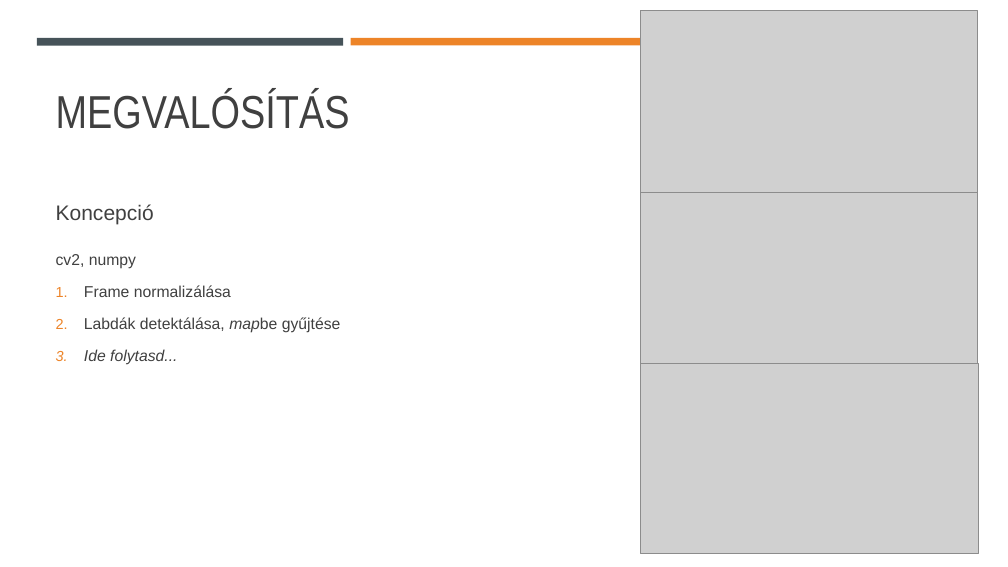
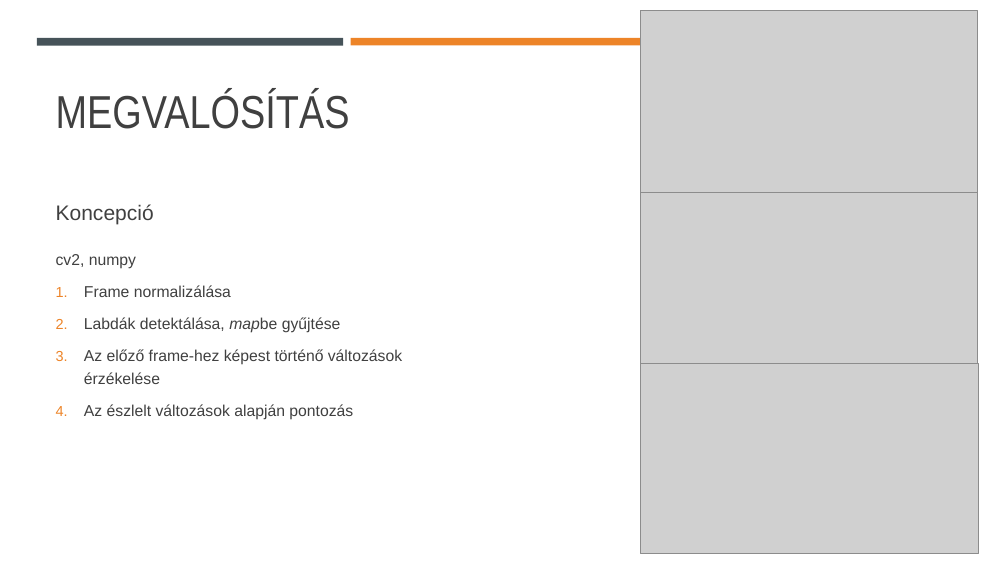
Before and after one commit to ErikCsipak/KepfeldolgozasMsc2025, a slide deck: slide 3 of Snooker.pptx. Drawn at 1008x567 pixels with LibreOffice and Linux fonts; fonts in the diff are those of the drawing; grey boxes stand for pictures. Boxes give left, top, right and bottom in pixels: in the first picture for what was removed or moved away, otherwise in the second. Text is boxed around its words. In the diff, an @@ line names an element or a change of style, - is before the commit and + after.

Commit message:
updating pptx file

```diff
--- a/Snooker.pptx
+++ b/Snooker.pptx
@@ text at bbox=[84, 349, 402, 420]: text changed; italic off @@
-3. Ide folytasd...
+3. Az előző frame-hez képest történő változások érzékelése
+4. Az észlelt változások alapján pontozás
```
Also in this commit, not shown: 1 other slide changed, 1 slide added.
